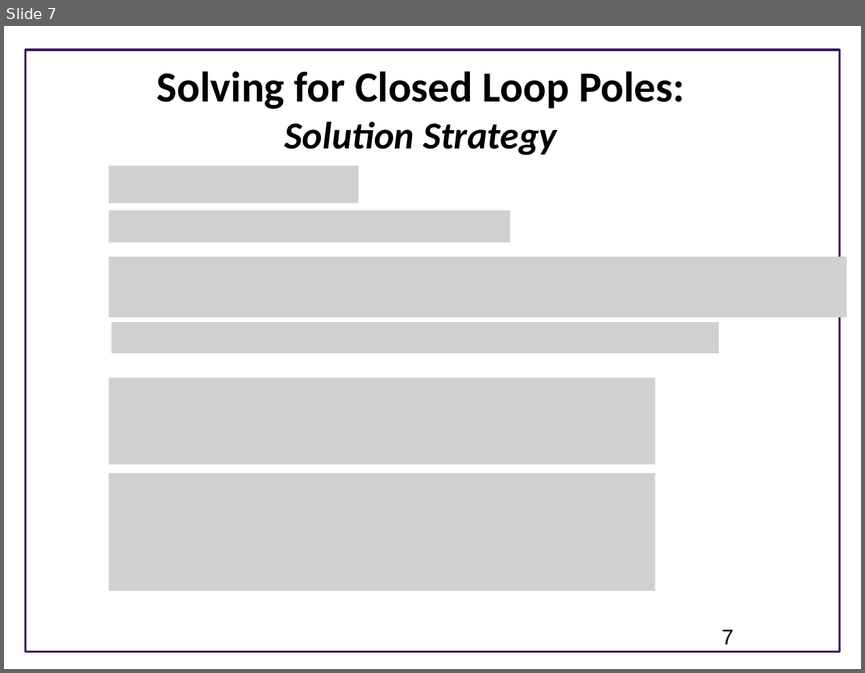
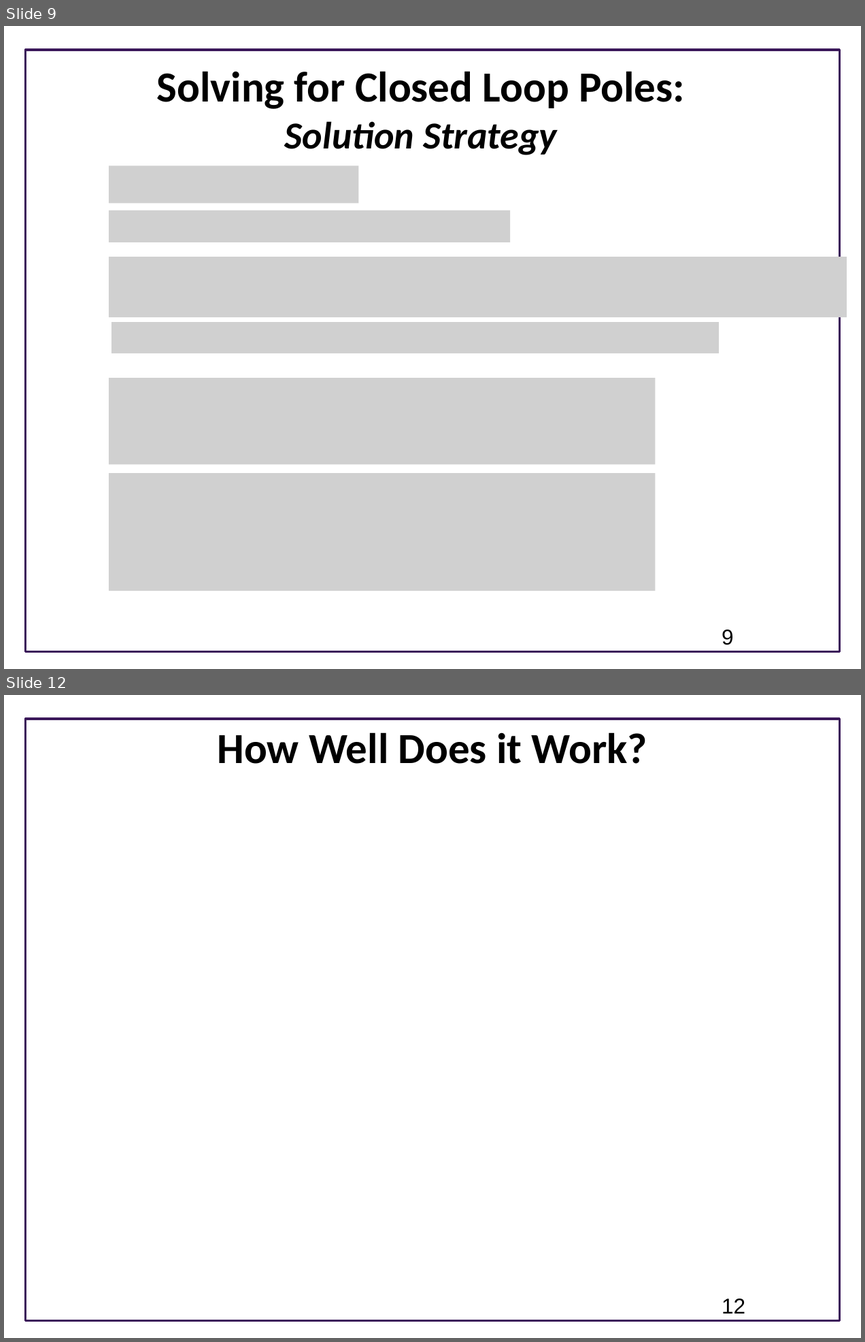
Before and after one commit to joseph-hellerstein/advanced-controls-lectures, a slide deck: Lecture_22-Designing-Closed-Loop-Systems/Designing-Proportional-Controllers.pptx. Shown one above the other, each under a label of ours: slide 7 before the commit, slides 9 and 12 after it; the slides between them are not shown. The pictures are 865x673 and 865x1342 pixels, drawn with LibreOffice and Linux fonts; fonts in the diff are those of the drawing; grey boxes stand for pictures; background and template pictures are left out. Boxes give left, top, right and bottom in pixels: in the first picture for what was removed or moved away, otherwise in the second. Text is boxed around its words. In the diff, an @@ line names an element or a change of style, - is before the commit and + after.

```diff
--- a/Lecture_22-Designing-Closed-Loop-Systems/Designing-Proportional-Controllers.pptx
+++ b/Lecture_22-Designing-Closed-Loop-Systems/Designing-Proportional-Controllers.pptx
@@ slide 12 added at (x1=4, y1=695, x2=861, y2=1338), background #FFFFFF; not listed: 1 template element that a slide beside it also shows @@
@@ title added at (x1=218, y1=732, x2=647, y2=764), 36 pt, text #000000, bold @@
+How Well Does it Work?
@@ page number added at (x1=721, y1=1298, x2=745, y2=1313), 18 pt, text #000000 @@
+12
@@ what was slide 7 is now slide 9 @@
@@ page number at (x1=721, y1=629, x2=734, y2=645): text changed @@
-7
+9
```
Also in this commit, not shown: 4 slides changed, 5 other slides added, 2 slides removed.
